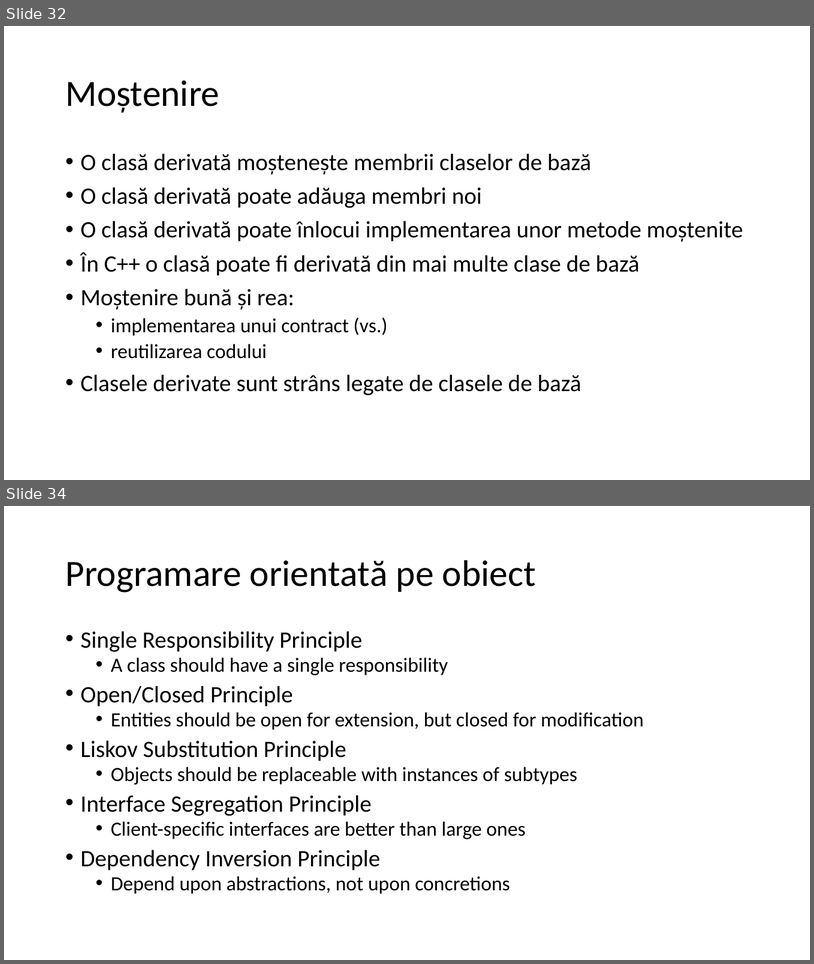
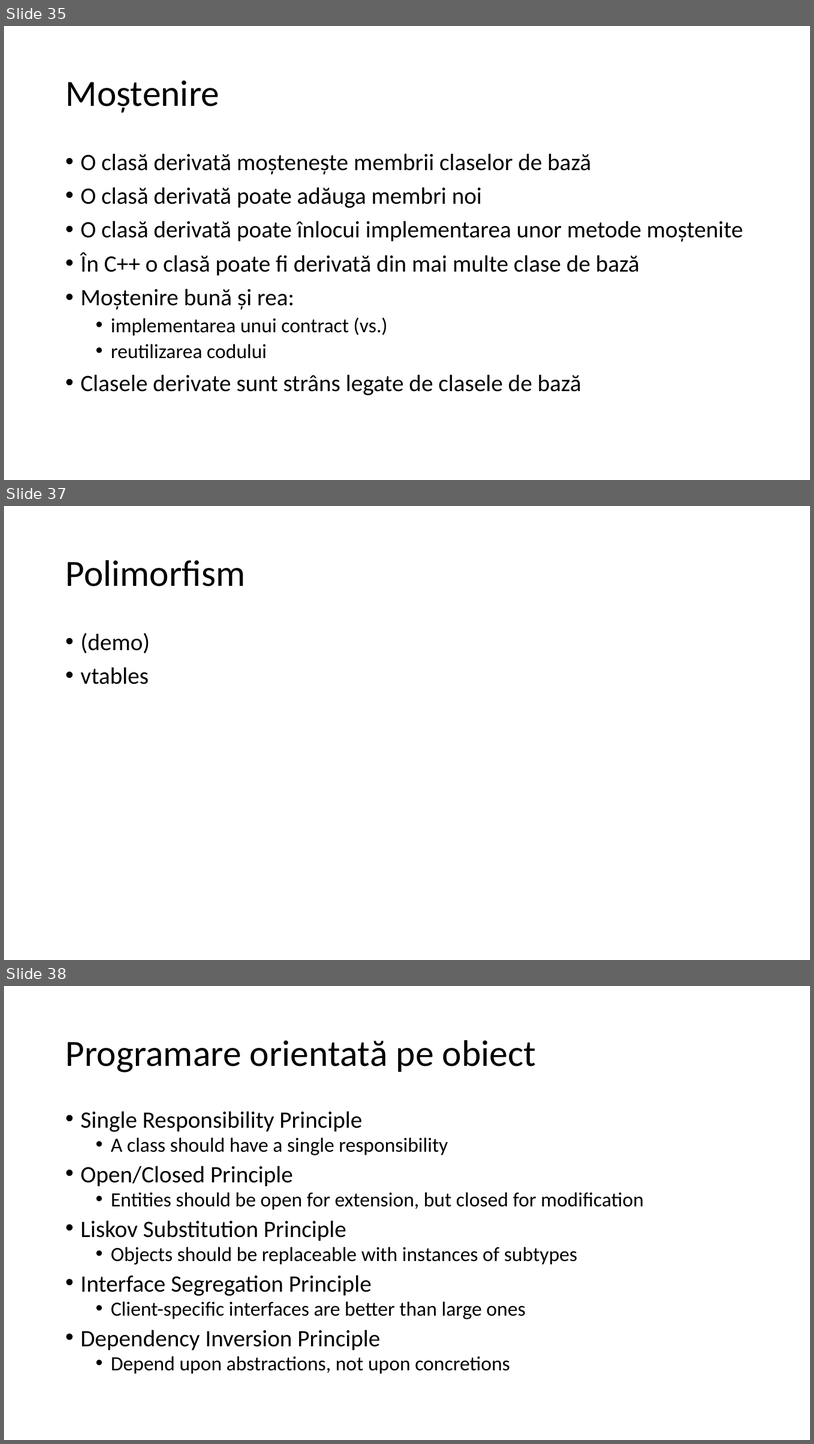
Before and after one commit to lnicola/acpp14, a slide deck: day1/Advanced C++ Day 1.pptx. Shown one above the other, each under a label of ours: slides 32 and 34 before the commit, slides 35, 37 and 38 after it; the slides between them are not shown. The pictures are 814x964 and 814x1444 pixels, drawn with LibreOffice and Linux fonts; fonts in the diff are those of the drawing. Boxes give left, top, right and bottom in pixels: in the first picture for what was removed or moved away, otherwise in the second. Text is boxed around its words. In the diff, an @@ line names an element or a change of style, - is before the commit and + after.

```diff
--- a/day1/Advanced C++ Day 1.pptx
+++ b/day1/Advanced C++ Day 1.pptx
@@ slide 37 added at [4, 506, 810, 960], background #FFFFFF @@
@@ title added at [65, 560, 245, 586], 44 pt, text #000000 @@
+Polimorfism
@@ text added at [81, 633, 150, 684], 28 pt, text #000000 @@
+• (demo)
+• vtables
@@ what was slide 32 is now slide 35 @@
@@ what was slide 34 is now slide 38 @@
```
Also in this commit, not shown: 4 slides changed, 2 other slides added.
